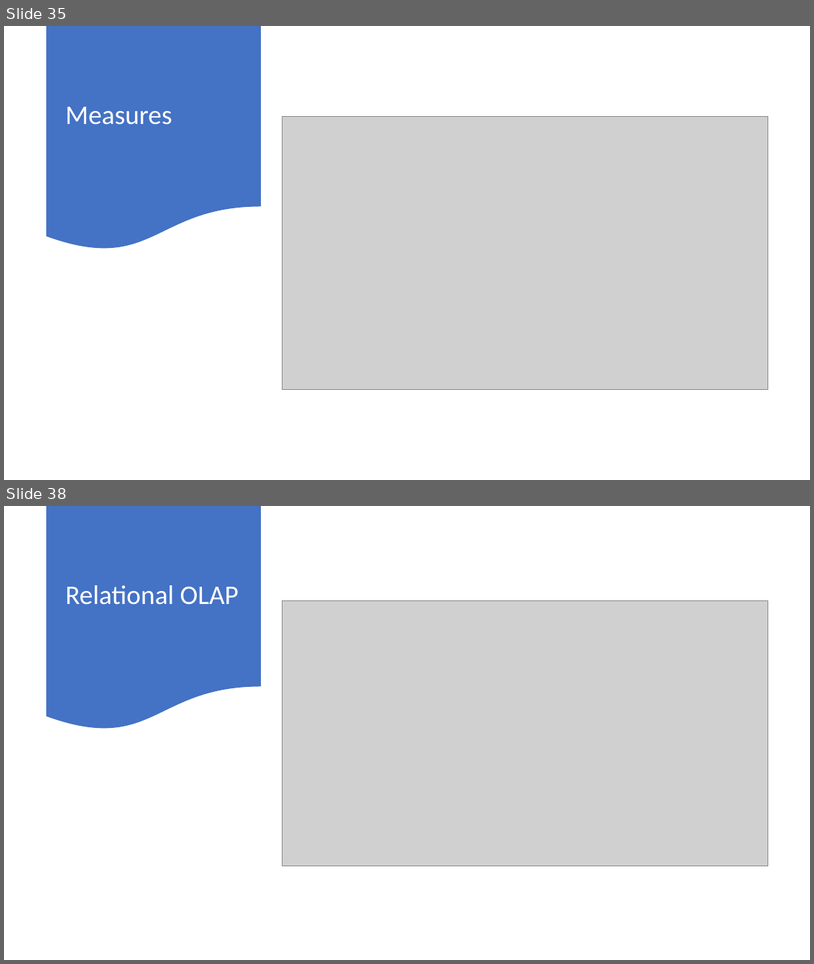
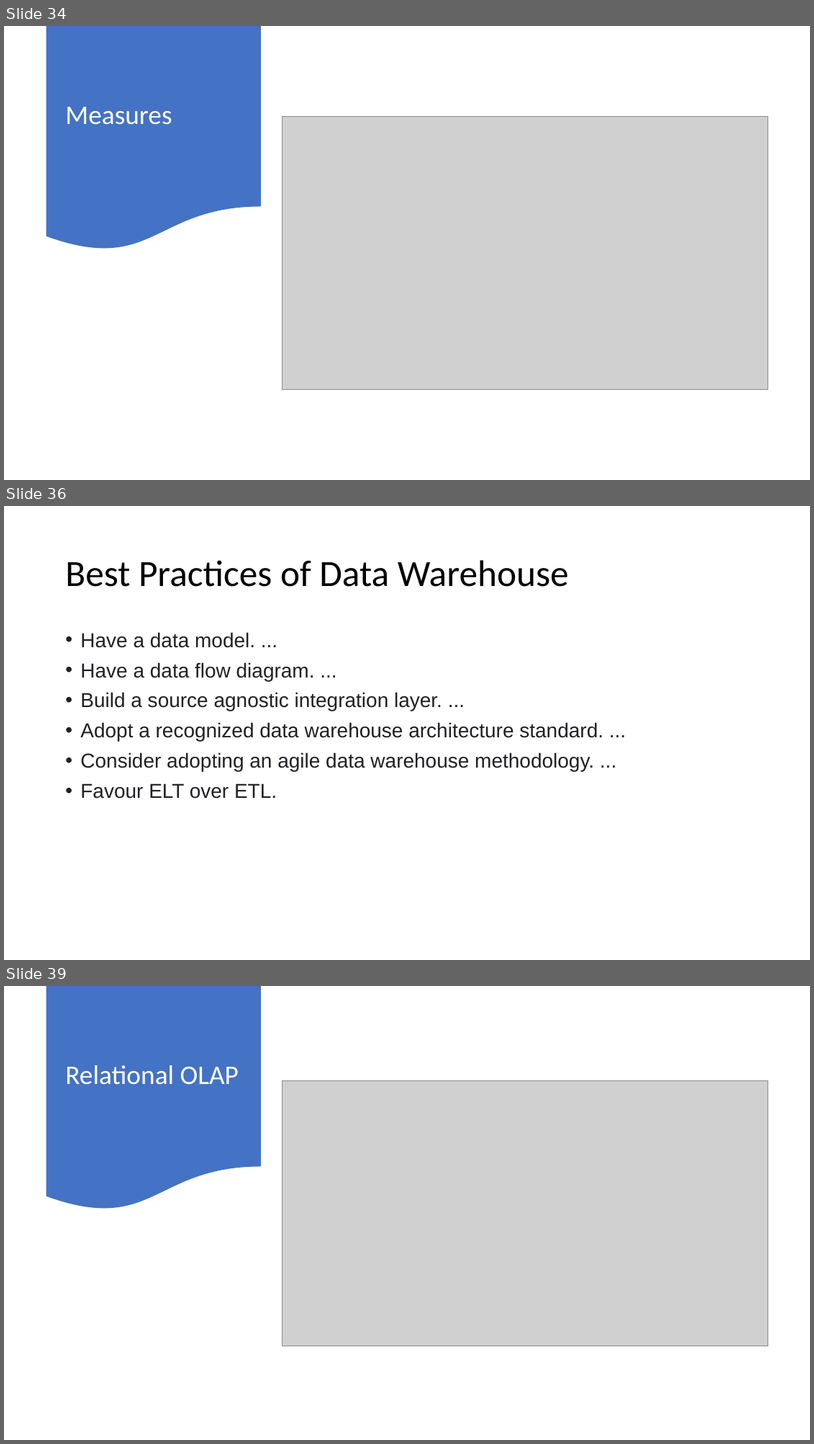
Before and after one commit to imcuteani/Azure_Big_Data_Training, a slide deck: Slides/IIHT-Capgemini Big Data Azure Training -SQL Data Warehouse.pptx. Shown one above the other, each under a label of ours: slides 35 and 38 before the commit, slides 34, 36 and 39 after it; the slides between them are not shown. The pictures are 814x964 and 814x1444 pixels, drawn with LibreOffice and Linux fonts; fonts in the diff are those of the drawing; grey boxes stand for pictures. Boxes give left, top, right and bottom in pixels: in the first picture for what was removed or moved away, otherwise in the second. Text is boxed around its words. In the diff, an @@ line names an element or a change of style, - is before the commit and + after.

Commit message:
added data warehouse slide

```diff
--- a/Slides/IIHT-Capgemini Big Data Azure Training -SQL Data Warehouse.pptx
+++ b/Slides/IIHT-Capgemini Big Data Azure Training -SQL Data Warehouse.pptx
@@ slide 36 added at [4, 506, 810, 960], background #FFFFFF @@
@@ title added at [65, 560, 569, 587], 44 pt, text #000000 @@
+Best Practices of Data Warehouse
@@ text added at [80, 632, 604, 798], 24 pt, text #202124 @@
+• Have a data model. ...
+• Have a data flow diagram. ...
+• Build a source agnostic integration layer. ...
+• Adopt a recognized data warehouse architecture standard. ...
+• Consider adopting an agile data warehouse methodology. ...
+• Favour ELT over ETL.
@@ what was slide 35 is now slide 34 @@
@@ what was slide 38 is now slide 39 @@
```
Also in this commit, not shown: 3 slides changed, 1 other slide added, 1 slide removed, 3 other files.
